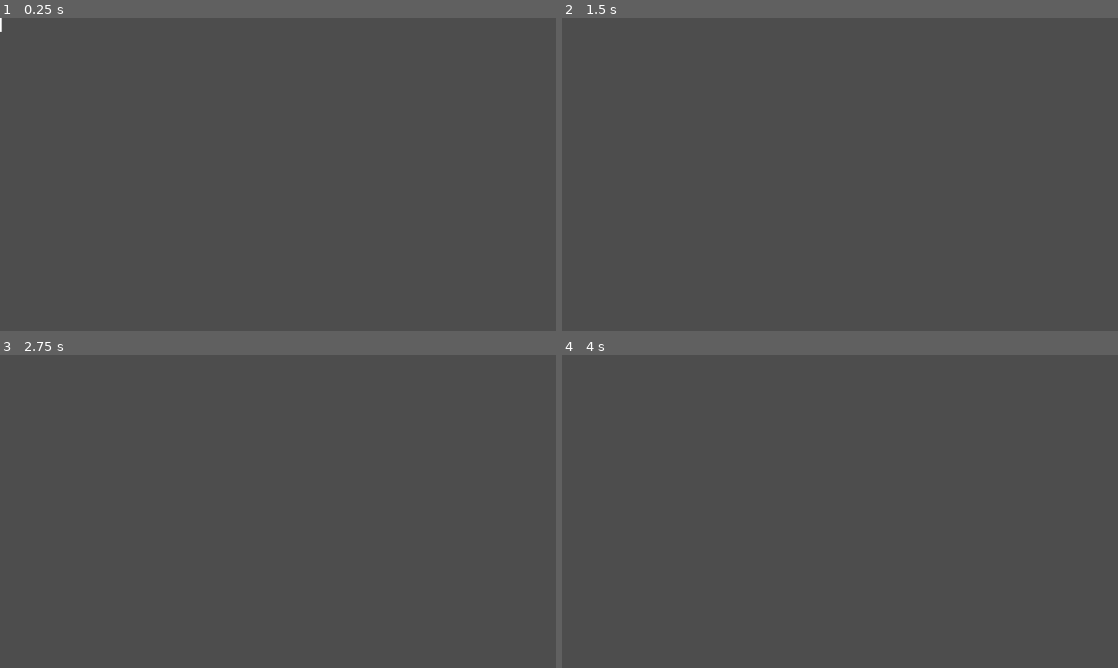
Above: before the commit, frames 1-4 (two rows, left to right).
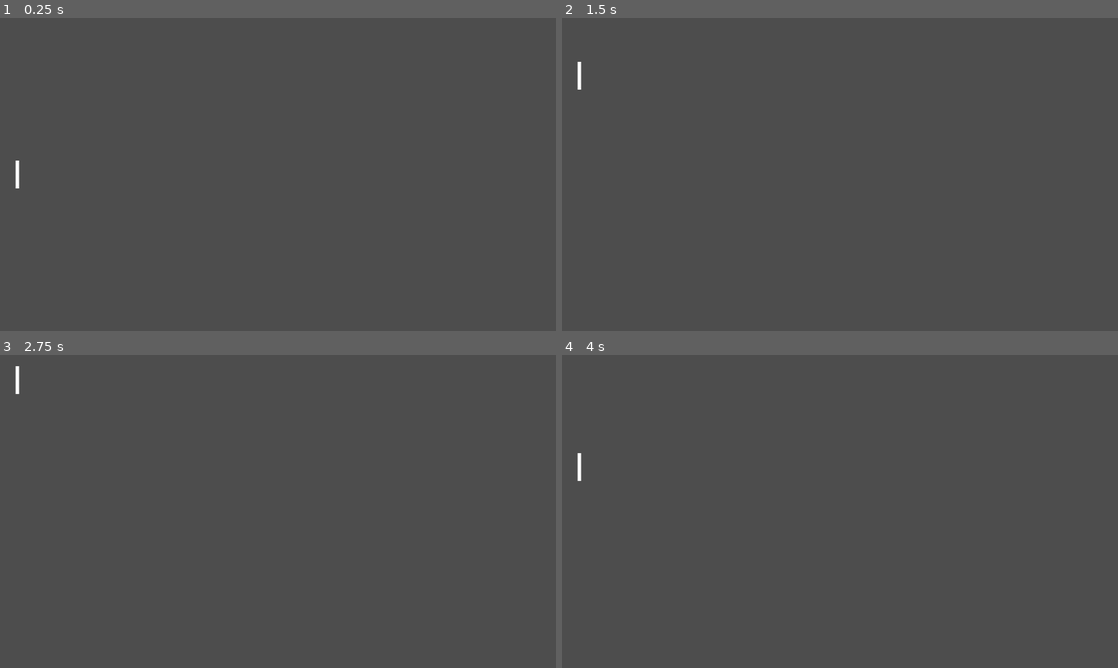
Above: after the commit, the same moments.

Repository: dangnguyen2910/pong-godot
Game: Godot game, scene res://scenes/main.tscn
The game is run twice, just before and just after one commit, with the same random seed, the same clock (stepped at 60 frames per second) and the same inputs. Before the commit the project starts from res://scenes/paddle.tscn.
Inputs:
- Up to frame 1 (0.25 s): no input
- Up to frame 2 (1.5 s): tap Enter at 0.5 s; hold W (paddle_1_move_up) 0.53-1.28 s; hold S (paddle_1_move_down) from 1.28 s (still down)
- Up to frame 3 (2.75 s): release S (paddle_1_move_down) at 2.03 s; hold W (paddle_1_move_up) from 2.03 s (still down)
- Up to frame 4 (4 s): tap Space at 3.5 s; release W (paddle_1_move_up) at 3.53 s; hold S (paddle_1_move_down) from 3.53 s (still down)

The runs differ from the first frame. In frame 1, less than 0.1% of the frame differs, in the area x 0-4%, y 0-55%; in frame 2, less than 0.1%; in frame 3, less than 0.1%; in frame 4, less than 0.1%.

Commit message:
add ceiling and goal
paddle can no longer move out of the window screen.

Diff:
--- a/project.godot
+++ b/project.godot
@@ -11,7 +11,7 @@
 [application]
 
 config/name="Pong"
-run/main_scene="uid://d4j7xe1qi3tfu"
+run/main_scene="uid://b821myv7hqira"
 config/features=PackedStringArray("4.6", "Forward Plus")
 config/icon="res://icon.svg"
 
--- /dev/null
+++ b/scenes/ceiling.tscn
@@ -0,0 +1,9 @@
+[gd_scene format=3 uid="uid://chehftx43tu46"]
+
+[sub_resource type="WorldBoundaryShape2D" id="WorldBoundaryShape2D_n2tt3"]
+
+[node name="Ceiling" type="StaticBody2D" unique_id=1738201487]
+metadata/_edit_group_ = true
+
+[node name="CollisionShape2D" type="CollisionShape2D" parent="." unique_id=1716132477]
+shape = SubResource("WorldBoundaryShape2D_n2tt3")
--- /dev/null
+++ b/scenes/goal.tscn
@@ -0,0 +1,8 @@
+[gd_scene format=3 uid="uid://da5xhdv15hpe1"]
+
+[sub_resource type="WorldBoundaryShape2D" id="WorldBoundaryShape2D_7sh37"]
+
+[node name="Goal" type="Area2D" unique_id=1244917456]
+
+[node name="CollisionShape2D" type="CollisionShape2D" parent="." unique_id=1876873245]
+shape = SubResource("WorldBoundaryShape2D_7sh37")
--- /dev/null
+++ b/scenes/main.tscn
@@ -0,0 +1,24 @@
+[gd_scene format=3 uid="uid://b821myv7hqira"]
+
+[ext_resource type="PackedScene" uid="uid://d4j7xe1qi3tfu" path="res://scenes/paddle.tscn" id="1_h2yge"]
+[ext_resource type="PackedScene" uid="uid://chehftx43tu46" path="res://scenes/ceiling.tscn" id="2_1bvp3"]
+[ext_resource type="PackedScene" uid="uid://da5xhdv15hpe1" path="res://scenes/goal.tscn" id="3_lquwl"]
+
+[node name="Main" type="Node" unique_id=1472984651]
+
+[node name="Paddle" parent="." unique_id=1826390419 instance=ExtResource("1_h2yge")]
+position = Vector2(40, 360)
+
+[node name="Top" parent="." unique_id=529174441 instance=ExtResource("2_1bvp3")]
+rotation = 3.1415927
+
+[node name="Bottom" parent="." unique_id=1058578291 instance=ExtResource("2_1bvp3")]
+position = Vector2(0, 720)
+
+[node name="Left" parent="." unique_id=1421930156 instance=ExtResource("3_lquwl")]
+position = Vector2(0, 360)
+rotation = 1.5707964
+
+[node name="Right" parent="." unique_id=1655674462 instance=ExtResource("3_lquwl")]
+position = Vector2(1280, 360)
+rotation = -1.5707964
